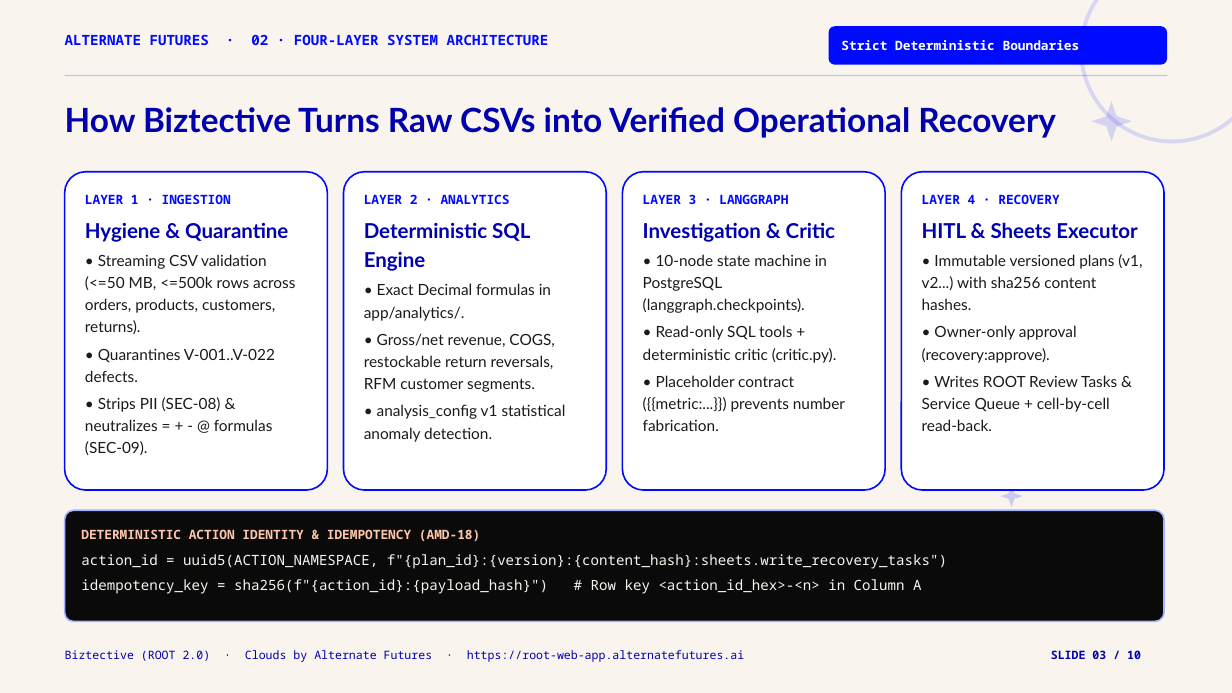
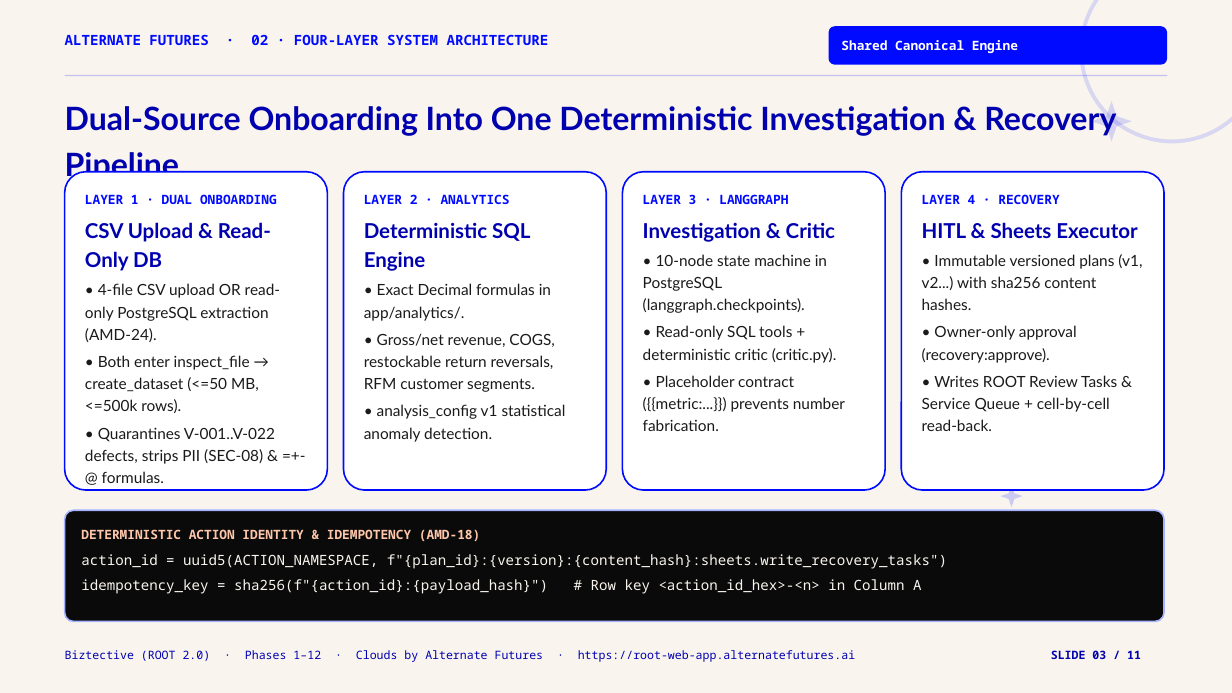
Before and after one commit to MahateerMuhammad/Biztective, a slide deck: slide 3 of docs/Biztective_Alternate_Futures_Deck.pptx. Drawn at 1232x693 pixels with LibreOffice and Linux fonts; fonts in the diff are those of the drawing. Boxes give left, top, right and bottom in pixels: in the first picture for what was removed or moved away, otherwise in the second. Text is boxed around its words. In the diff, an @@ line names an element or a change of style, - is before the commit and + after.

Commit message:
chore: Phase 12 build 1.0.5 images (1.0.4 tag was pre-existing)

```diff
--- a/docs/Biztective_Alternate_Futures_Deck.pptx
+++ b/docs/Biztective_Alternate_Futures_Deck.pptx
@@ text in rounded rectangle at (841,40,1018,53): text changed @@
-Strict Deterministic Boundaries
+Shared Canonical Engine
@@ text at (65,106,1116,183): text changed; size 26 to 25 pt @@
-How Biztective Turns Raw CSVs into Verified Operational Recovery
+Dual-Source Onboarding Into One Deterministic Investigation & Recovery Pipeline
@@ text in rounded rectangle at (85,194,280,483): text changed @@
-LAYER 1 · INGESTION
-Hygiene & Quarantine
-• Streaming CSV validation (<=50 MB, <=500k rows across orders, products, customers, returns).
-• Quarantines V-001..V-022 defects.
-• Strips PII (SEC-08) & neutralizes = + - @ formulas (SEC-09).
+LAYER 1 · DUAL ONBOARDING
+CSV Upload & Read-Only DB
+• 4-file CSV upload OR read-only PostgreSQL extraction (AMD-24).
+• Both enter inspect_file → create_dataset (<=50 MB, <=500k rows).
+• Quarantines V-001..V-022 defects, strips PII (SEC-08) & =+-@ formulas.
@@ text at (65,650,855,662): text changed @@
-Biztective (ROOT 2.0) · Clouds by Alternate Futures · https://root-web-app.alternatefutures.ai
+Biztective (ROOT 2.0) · Phases 1–12 · Clouds by Alternate Futures · https://root-web-app.alternatefutures.ai
@@ text at (1051,650,1141,659): text changed @@
-SLIDE 03 / 10
+SLIDE 03 / 11
```
Also in this commit, not shown: 9 other slides changed, 1 slide added, 3 other files.
